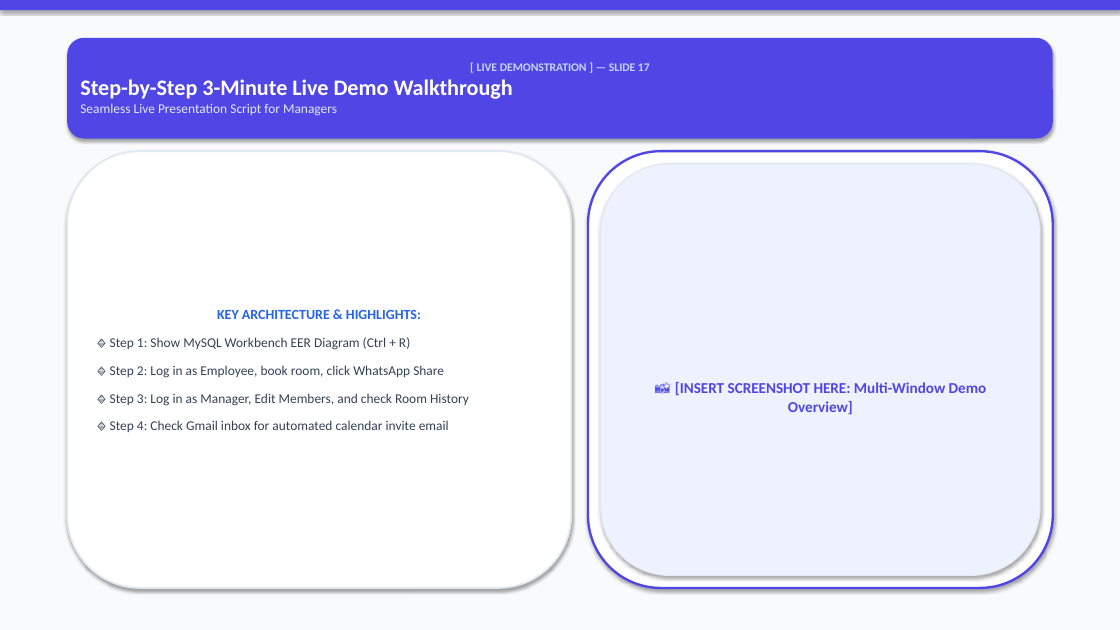
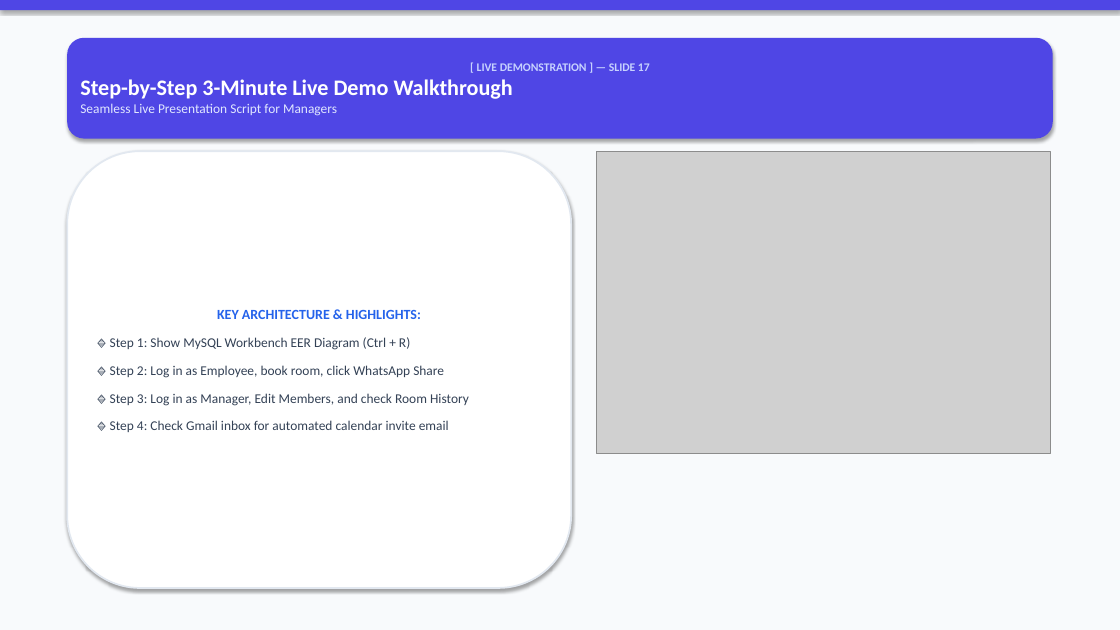
Before and after one commit to VishalMishraCSE/meeting-room-booking-system, a slide deck: slide 17 of document/PRESENTATION_DECK_SLIDES.pptx. Drawn at 1120x630 pixels with LibreOffice and Linux fonts; fonts in the diff are those of the drawing; grey boxes stand for pictures. Boxes give left, top, right and bottom in pixels: in the first picture for what was removed or moved away, otherwise in the second. Text is boxed around its words. In the diff, an @@ line names an element or a change of style, - is before the commit and + after.

Commit message:
docs: generate visual graphic cards and attach images directly onto EVERY slide (Slides 1-18) in PowerPoint deck

```diff
--- a/document/PRESENTATION_DECK_SLIDES.pptx
+++ b/document/PRESENTATION_DECK_SLIDES.pptx
@@ rounded rectangle removed at (588,151,1053,588) @@
@@ picture added at (597,151,1050,454) @@
@@ rounded rectangle removed at (601,164,1040,576) @@
-📸 [INSERT SCREENSHOT HERE: Multi-Window Demo Overview]
```
Also in this commit, not shown: 17 other slides changed, 17 other files.
